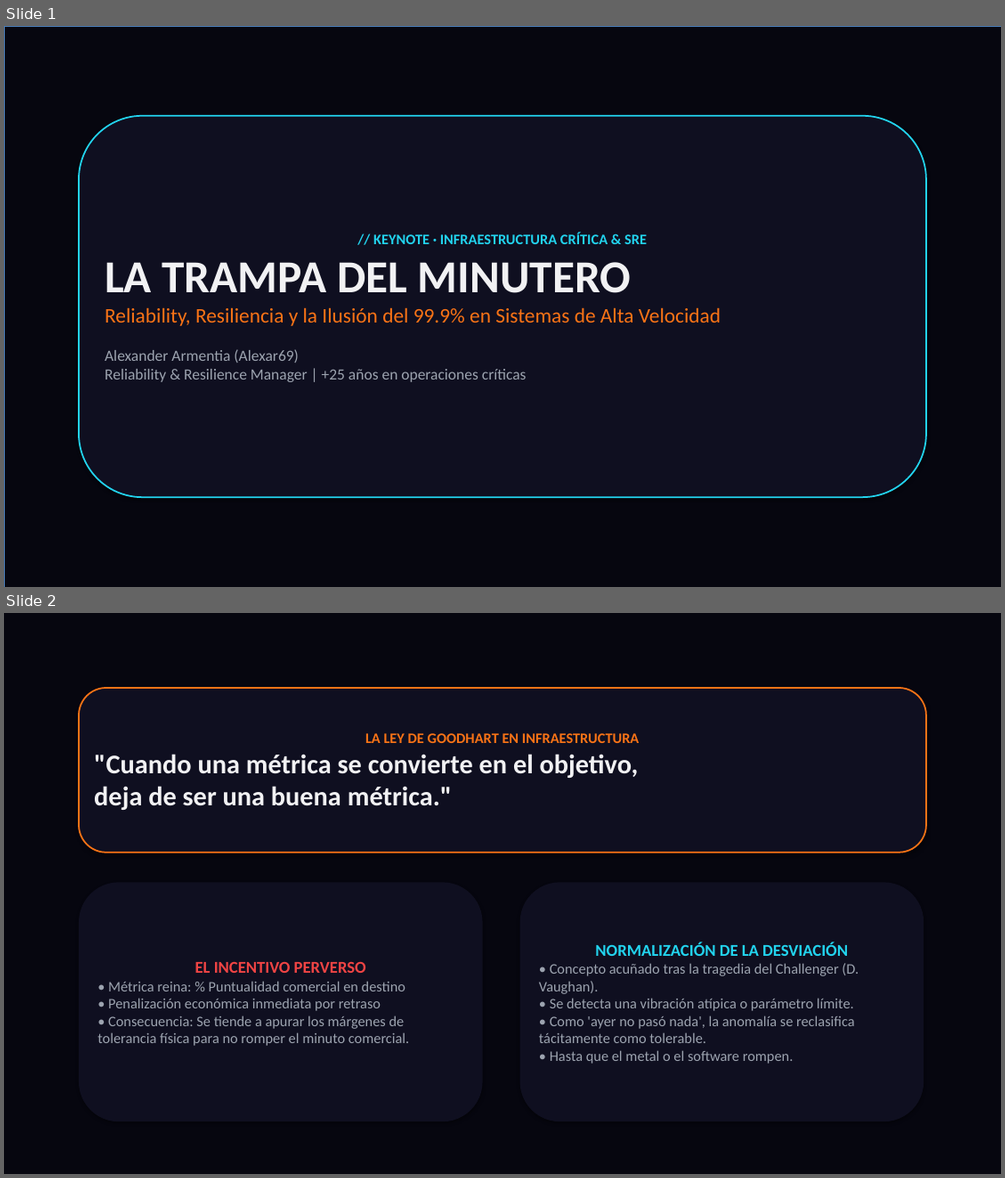
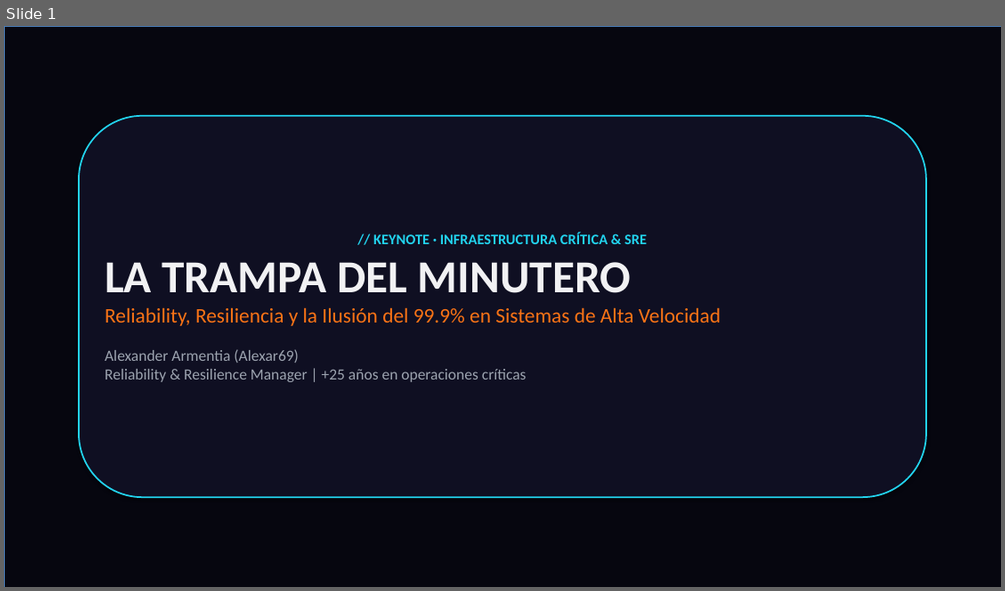
Before and after one commit to alexar69-pixel/alexar69-pixel.github.io, a slide deck: presentacion-reliability-resiliencia-adamuz-urda.pptx. Shown one above the other, each under a label of ours: slides 1 and 2 before the commit, slide 1 after it. The pictures are 1005x1178 and 1005x591 pixels, drawn with LibreOffice and Linux fonts; fonts in the diff are those of the drawing; background and template pictures are left out. Boxes give left, top, right and bottom in pixels: in the first picture for what was removed or moved away, otherwise in the second. Text is boxed around its words. In the diff, an @@ line names an element or a change of style, - is before the commit and + after.

```diff
--- a/presentacion-reliability-resiliencia-adamuz-urda.pptx
+++ b/presentacion-reliability-resiliencia-adamuz-urda.pptx
@@ slide 2 removed at [4, 613, 1001, 1174], background #FFFFFF @@
@@ rectangle removed at [4, 613, 1001, 1174] @@
@@ rounded rectangle removed at [79, 688, 926, 852] @@
-LA LEY DE GOODHART EN INFRAESTRUCTURA
-"Cuando una métrica se convierte en el objetivo,
-deja de ser una buena métrica."
@@ rounded rectangle removed at [79, 882, 483, 1121] @@
-EL INCENTIVO PERVERSO
-• Métrica reina: % Puntualidad comercial en destino
-• Penalización económica inmediata por retraso
-• Consecuencia: Se tiende a apurar los márgenes de tolerancia física para no romper el minuto comercial.
@@ rounded rectangle removed at [520, 882, 923, 1121] @@
-NORMALIZACIÓN DE LA DESVIACIÓN
-• Concepto acuñado tras la tragedia del Challenger (D. Vaughan).
-• Se detecta una vibración atípica o parámetro límite.
-• Como 'ayer no pasó nada', la anomalía se reclasifica tácitamente como tolerable.
-• Hasta que el metal o el software rompen.
```
Also in this commit, not shown: 1 other slide changed, 7 slides added, 5 other slides removed, 12 other files.
